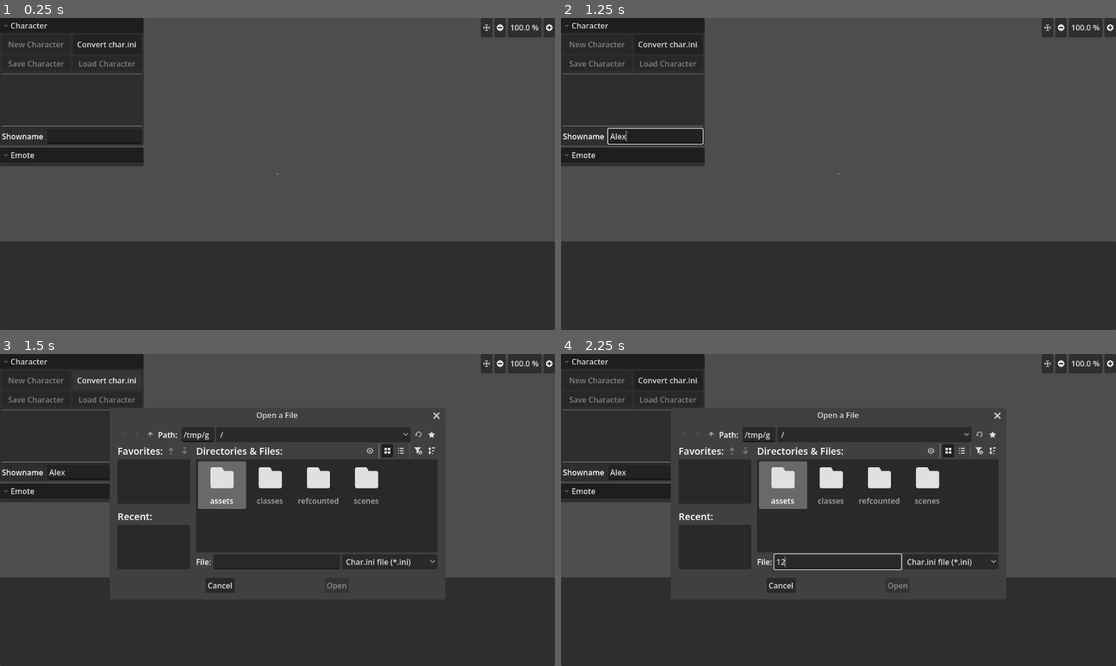
Above: before the commit, frames 1-4 (two rows, left to right).
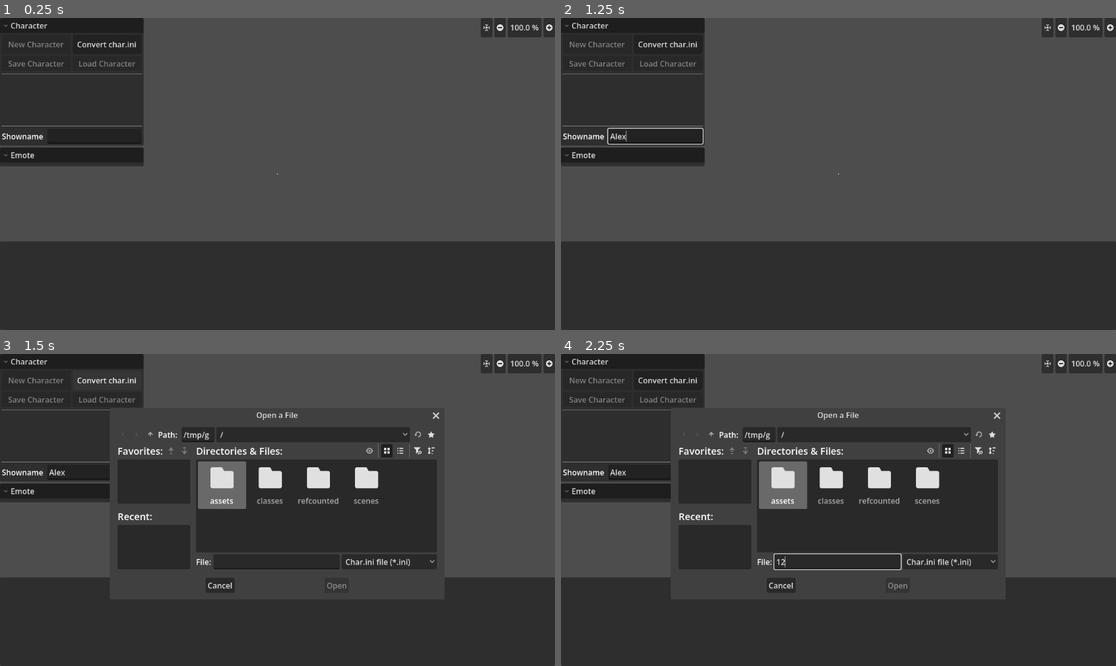
Above: after the commit, the same moments.

Repository: Crystalwarrior/KFO-CharMaker
Game: Godot game, scene res://scenes/main.tscn
The game is run twice, just before and just after one commit, with the same random seed, the same clock (stepped at 60 frames per second) and the same inputs.
Inputs (mouse positions are in pixels of both pictures, inside the frame that each line leads up to):
- Up to frame 1 (0.25 s): no input
- Up to frame 2 (1.25 s): click (655, 136) at 0.52 s; type "Alex" at 0.6 s
- Up to frame 3 (1.5 s): click "Convert char.ini" at 1.25 s
- Up to frame 4 (2.25 s): click (838, 563) at 2.02 s; type "12" at 2.1 s

Frames 1-2 are identical in both runs. In frame 3, 0.2% of the frame differs, in the area x 61-80%, y 18-69%; in frame 4, 0.2%, in the area x 61-80%, y 18-70%.

Commit message:
Natural sort the directory listing for frame data

Diff:
--- a/classes/attorney_animation.gd
+++ b/classes/attorney_animation.gd
@@ -13,7 +13,11 @@
 		#frame_sprite.centered = false
 		add_child(frame_sprite)
 	frame_textures.clear()
-	var frame_files: PackedStringArray = DirAccess.get_files_at(folder_path)
+	var frame_files: Array = DirAccess.get_files_at(folder_path)
+	# There's no simple function to call to do natural sorting, so we gotta
+	# make do with a custom sorting function ([0, 1, 2] instead of [0, 1, 10, 11, 2])
+	frame_files.sort_custom(func(a, b): return a.naturalnocasecmp_to(b) < 0)
+
 	for i: int in frame_files.size():
 		var file_name: String = frame_files[i]
 		var image: Image = Image.new()
